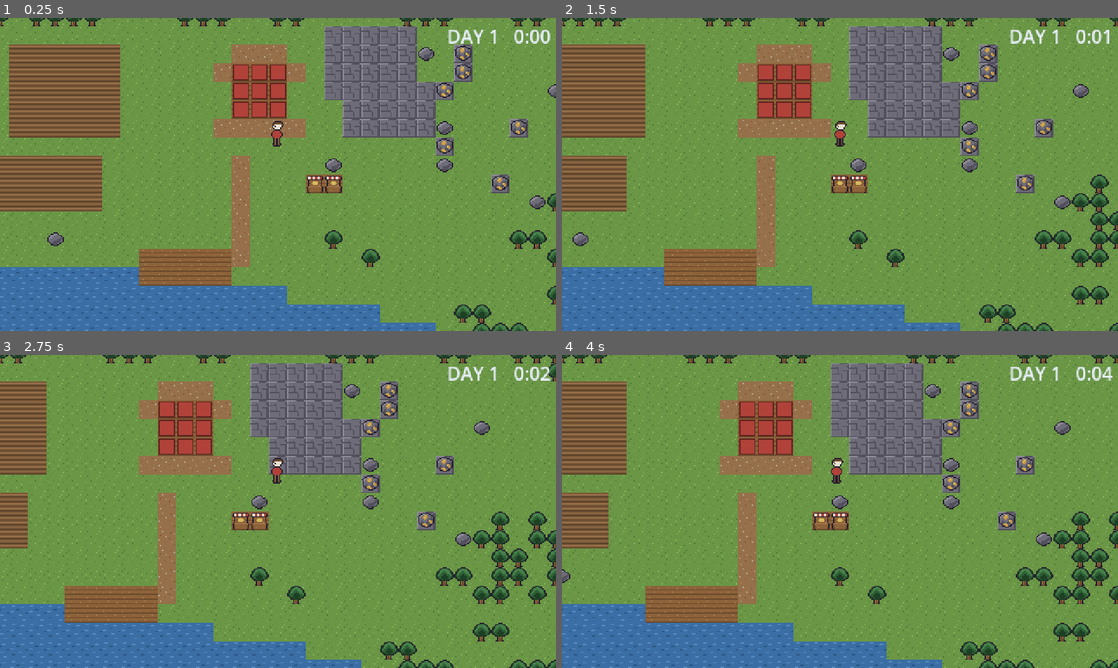
Above: before the commit, frames 1-4 (two rows, left to right).
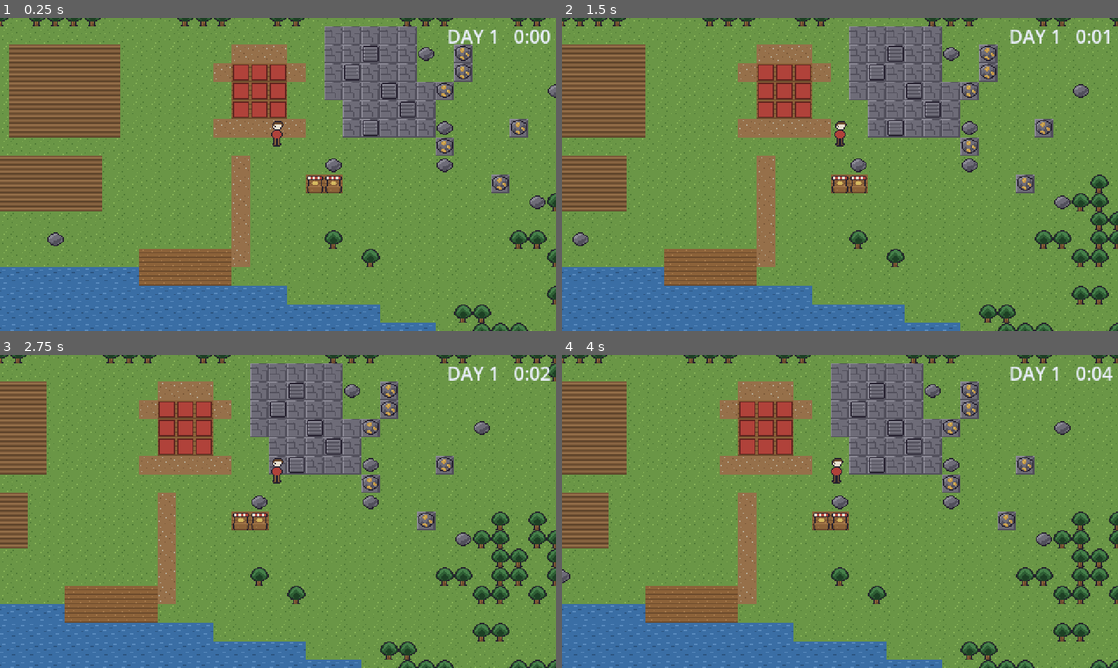
Above: after the commit, the same moments.

Repository: TiagoHelel/harvest_the_night
Game: Godot game, scene res://scenes/Main.tscn
Two runs of this game, one before a commit and one after it. Both use one fixed random seed, a clock stepped at 60 frames per second and the inputs below.
Inputs (mouse positions are in pixels of both pictures, inside the frame that each line leads up to):
- Up to frame 1 (0.25 s): no input
- Up to frame 2 (1.5 s): tap Enter at 0.5 s; move the mouse to (962, 158) at 0.52 s; hold D (move_right) 0.53-1.25 s; tap Space (interact) at 0.6 s; click (962, 158) at 0.67 s; drag from (728, 190) to (812, 237) at 1.27 s
- Up to frame 3 (2.75 s): tap Space (interact) at 2, 2.1 s; move the mouse to (333, 442) at 2.02 s; hold D (move_right) from 2.03 s (still down)
- Up to frame 4 (4 s): release D (move_right) at 2.75 s; drag from (812, 574) to (673, 464) at 2.77 s; tap Enter at 3.5 s; move the mouse to (1006, 558) at 3.52 s; hold A (move_left) from 3.53 s (still down); tap Space (interact) at 3.6 s

The runs differ from the first frame. In frame 1, 0.5% of the frame differs, in the area x 61-75%, y 8-38%; in frame 2, 0.5%, in the area x 55-69%, y 8-38%; in frame 3, 0.5%; in frame 4, 0.5%.

Commit message:
0017 Rocks and stone
Seams in the rock face that come back, boulders on the lawn that do not, so
clearing the lawn is a reward rather than a way to run the farm dry.

Fixes ore never regrowing: regrowth went through the player's own build rule,
and the rock face is not buildable. Live since 0016, invisible because the only
regrowth tested was a tree.

Sim hash 2123598417 -> 3337239467, data hash 3968728927 -> 3627249258.

Co-Authored-By: Claude Opus 5 <noreply@anthropic.com>

Diff:
--- a/src/core/farm.gd
+++ b/src/core/farm.gd
@@ -120,6 +120,23 @@
 	return true
 
 
+## Put something back that the farm owns, wherever it belongs.
+##
+## **Not `place()`**, and the difference matters: `place()` asks whether the
+## *player* may build there, and the rock face is not buildable. Ore and stone
+## seams live in the rock face, so regrowth going through `place()` meant they
+## were quietly never coming back - a bug that survived task 0016 because the
+## only thing tested for regrowth was a tree, and trees stand on grass.
+##
+## This asks only that the cell is on the farm and empty.
+static func restore(state: Dictionary, cell: Vector2i, occupant_data: Dictionary) -> bool:
+	var idx := Grid.index(cell)
+	if idx < 0 or not is_empty(state, cell):
+		return false
+	(state["occupants"] as Dictionary)[idx] = occupant_data.duplicate(true)
+	return true
+
+
 ## Take whatever is on a cell off it. False when there was nothing, or when it
 ## is part of the farm rather than something put there.
 static func remove(state: Dictionary, cell: Vector2i) -> bool:
--- a/src/core/game_data.gd
+++ b/src/core/game_data.gd
@@ -191,11 +191,24 @@
 		"regrow_ticks": 120 * SECONDS,  # LEVER: ticks, 60-240 seconds worth
 		"leaves": &"stump",
 	},
+	# A boulder sitting on the lawn. **It does not come back**, and that is
+	# the reward for clearing one: the cell underneath becomes build space for
+	# good. The farm still cannot be stripped, because stone comes out of the
+	# rock face for ever - see `seam` below.
 	&"rock": {
 		"work_ticks": 2 * SECONDS,      # LEVER: ticks per swing, 20-120
 		"hits": 2,                      # LEVER: swings, 1-4
 		"yield": {STONE: 2},            # LEVER: units, 1-4
-		"regrow_ticks": 150 * SECONDS,  # LEVER: ticks, 90-300 seconds worth
+		"regrow_ticks": 0,              # 0 means gone for good, not a lever
+	},
+	# The rock face, which `design.md` section 5 says gives stone and iron.
+	# Five seams at 3 stone, back every 90 seconds: about 39 stone across a
+	# 240 second day of nothing but mining, against 10 for a wall.
+	&"seam": {
+		"work_ticks": 2 * SECONDS,      # LEVER: ticks per swing, 20-120
+		"hits": 3,                      # LEVER: swings, 2-5
+		"yield": {STONE: 3},            # LEVER: units, 2-5
+		"regrow_ticks": 90 * SECONDS,   # LEVER: ticks, 45-180 seconds worth
 	},
 	&"ore": {
 		# Iron is the thing you are always slightly short of, and that is
@@ -589,11 +602,11 @@
 const FARM_MAP: Array = [
 	"TTT.TTTT....TTT..TT.....TTT...TT..TTT.TT",
 	"T...................#####...........T..T",
-	"T..ssssss......ppp..#####r.o...........T",
-	"...ssssss.....pHHHp.#####..o...........T",
-	"...ssssss......HHH..######o.....r.......",
-	"T..ssssss......HHH...#####.............T",
-	"...ssssss.....ppppp..#####r...o.........",
+	"T..ssssss......ppp..##S##r.o...........T",
+	"...ssssss.....pHHHp.#S###..o...........T",
+	"...ssssss......HHH..###S##o.....r.......",
+	"T..ssssss......HHH...###S#.............T",
+	"...ssssss.....ppppp..#S###r...o.........",
 	"T.........................o............T",
 	"..ssssss.......p....r.....r...........TT",
 	"..ssssss.......p...$$........o...T.T...T",
@@ -619,6 +632,7 @@
 	"T": [0, &"tree"],
 	"r": [0, &"rock"],
 	"o": [3, &"ore"],
+	"S": [3, &"seam"],
 	"H": [5, &"house"],
 	"$": [5, &"shop"],
 }
--- a/src/core/gathering.gd
+++ b/src/core/gathering.gd
@@ -3,21 +3,31 @@
 
 ## Taking things out of the farm, and the farm putting them back.
 ##
-## One implementation for everything you hit with a tool. A tree, a boulder and
-## an ore seam differ only in their row of `GameData.GATHERING`: how long a
-## swing takes, how many swings it takes, what it gives, what it leaves behind,
-## and how long until it comes back. Task 0017 adds stone and task 0031 adds
-## iron **without adding any code here** - that is the test of whether this was
-## written generally enough, and the journal for 0017 should say whether it was.
+## One implementation for everything you hit with a tool. A tree, a boulder, a
+## stone seam and an ore vein differ only in their row of `GameData.GATHERING`:
+## how long a swing takes, how many swings it takes, what it gives, what it
+## leaves behind, and how long until it comes back.
+##
+## Task 0017 added two of those - loose rock and the seam - as data entries and
+## **three lines of code**, the `regrow > 0` guard below, which bought a
+## behaviour rather than a special case. Task 0031 adds iron and should need
+## none at all.
 ##
 ## ## Nothing can be exhausted for good
 ##
-## Every node that is used up schedules its own return. A player who chopped
-## the whole wood on day 1 has a farm again on day 2, because a farm you can
-## strip-mine into uselessness is a farm you stop playing on. The pending
-## returns live in `state["regrowing"]` as a flat, sorted list - flat because it
-## has to survive a save, and sorted because two runs of the same seed have to
-## bring the same tree back on the same tick.
+## Every node that is used up schedules its own return, unless its
+## `regrow_ticks` is zero. A player who chopped the whole wood on day 1 has a
+## farm again on day 2, because a farm you can strip-mine into uselessness is a
+## farm you stop playing on.
+##
+## The exception is deliberate and small: a loose boulder on the lawn is cleared
+## once and the cell is yours afterwards. Stone stays infinite because it also
+## comes out of the rock face, which does come back - so the reward for tidying
+## the lawn is build space, not a resource nobody else can have.
+##
+## The pending returns live in `state["regrowing"]` as a flat, sorted list -
+## flat because it has to survive a save, and sorted because two runs of the
+## same seed have to bring the same tree back on the same tick.
 ##
 ## ## Swings, not clicks
 ##
@@ -73,9 +83,14 @@
 	Farm.remove(state, cell)
 	var leaves: StringName = node.get("leaves", &"")
 	if leaves != &"":
-		Farm.place(state, cell, {"id": leaves})
+		Farm.restore(state, cell, {"id": leaves})
 
-	_schedule(state, cell, id, int(node["regrow_ticks"]))
+	# **A regrowth of zero means gone for good.** Loose boulders on the lawn
+	# are cleared once and the cell is yours; the rock face they came off is
+	# what keeps stone infinite.
+	var regrow := int(node["regrow_ticks"])
+	if regrow > 0:
+		_schedule(state, cell, id, regrow)
 
 	var gained: Dictionary = node["yield"]
 	Resources.gain(state, gained)
@@ -109,7 +124,7 @@
 			if not _is_leftover(on["id"]):
 				continue
 			Farm.remove(state, cell)
-		Farm.place(state, cell, {"id": StringName(entry[PENDING_ID])})
+		Farm.restore(state, cell, {"id": StringName(entry[PENDING_ID])})
 
 
 ## How many things are waiting to come back, for the debug overlay and for the
--- a/src/core/interact.gd
+++ b/src/core/interact.gd
@@ -18,6 +18,7 @@
 	&"tree": &"chop",
 	&"rock": &"mine",
 	&"ore": &"mine",
+	&"seam": &"mine",
 	&"shop": &"trade",
 }
 
--- a/src/tools/headless_check.gd
+++ b/src/tools/headless_check.gd
@@ -32,7 +32,7 @@
 const WATCHDOG_SECONDS := 5.0
 
 ## How many `_task_NNNN_*` groups `_run()` is expected to finish.
-const GROUPS := 9
+const GROUPS := 10
 
 const SettingsScript := preload("res://src/app/settings.gd")
 
@@ -73,6 +73,7 @@
 	_task_0009_settings()
 	_task_0010_save()
 	_task_0016_gathering()
+	_task_0017_stone()
 
 
 func _finish() -> void:
@@ -959,3 +960,102 @@
 	if d.x < 0:
 		return Player.WEST
 	return Player.EAST
+
+
+## 0017 - stone: the same machine with different rows, and a lawn you can clear
+## for good.
+func _task_0017_stone() -> void:
+	var state := State.create(61)
+
+	# Two sources, and they behave differently on purpose.
+	var loose := Farm.cells_with(state, &"rock")
+	var seams := Farm.cells_with(state, &"seam")
+	expect(loose.size() == 7, "seven boulders on the lawn", str(loose.size()))
+	expect(seams.size() == 5, "five seams in the rock face", str(seams.size()))
+
+	for cell in seams:
+		expect(Farm.terrain_at(state, cell) == Farm.Terrain.ROCK,
+			"a seam is in the rock face, not on the grass", str(cell))
+	for cell in loose:
+		expect(Farm.terrain_at(state, cell) == Farm.Terrain.GRASS,
+			"and a boulder is on the grass", str(cell))
+
+	# Stone arrives through the ledger, exactly as wood does.
+	var rock_data: Dictionary = GameData.GATHERING[&"rock"]
+	var per_rock := int((rock_data["yield"] as Dictionary)[GameData.STONE])
+	var boulder: Vector2i = loose[0]
+	var before := Resources.amount(state, GameData.STONE)
+	for i in int(rock_data["hits"]) - 1:
+		expect(Gathering.strike(state, boulder).is_empty(),
+			"boulder swing %d gives nothing yet" % (i + 1))
+	Gathering.strike(state, boulder)
+	expect(Resources.amount(state, GameData.STONE) == before + per_rock,
+		"and the last swing pays the whole boulder",
+		"%d then %d" % [before, Resources.amount(state, GameData.STONE)])
+
+	# **A cleared boulder does not come back, and the cell is yours.** That is
+	# the reward for tidying the lawn.
+	expect(Farm.occupant(state, boulder).is_empty(), "the cell is empty")
+	expect(Farm.buildable(state, boulder), "and buildable now")
+	Sim.advance(state, int(GameData.GATHERING[&"seam"]["regrow_ticks"]) * 3)
+	expect(Farm.occupant(state, boulder).is_empty(),
+		"and three regrowth delays later it is still empty",
+		str(Farm.occupant(state, boulder)))
+
+	# **The seam does come back**, which is what keeps stone infinite.
+	var seam_data: Dictionary = GameData.GATHERING[&"seam"]
+	var per_seam := int((seam_data["yield"] as Dictionary)[GameData.STONE])
+	var seam: Vector2i = seams[0]
+	before = Resources.amount(state, GameData.STONE)
+	for _i in int(seam_data["hits"]):
+		Gathering.strike(state, seam)
+	expect(Resources.amount(state, GameData.STONE) == before + per_seam,
+		"a seam pays %d stone" % per_seam,
+		str(Resources.amount(state, GameData.STONE) - before))
+	expect(Farm.occupant(state, seam).is_empty(), "and is worked out")
+	Sim.advance(state, int(seam_data["regrow_ticks"]))
+	expect(Farm.occupant(state, seam).get("id", &"") == &"seam",
+		"until the rock face puts it back", str(Farm.occupant(state, seam)))
+
+	# **The farm cannot be stripped of stone**, even after every boulder is
+	# gone for ever: the rock face alone keeps paying.
+	var stripped := State.create(62)
+	for cell in Farm.cells_with(stripped, &"rock"):
+		for _i in int(rock_data["hits"]):
+			Gathering.strike(stripped, cell)
+	expect(Farm.cells_with(stripped, &"rock").is_empty(),
+		"every boulder cleared")
+	var stone_before := Resources.amount(stripped, GameData.STONE)
+	for _round in 3:
+		for cell in Farm.cells_with(stripped, &"seam"):
+			for _i in int(seam_data["hits"]):
+				Gathering.strike(stripped, cell)
+		Sim.advance(stripped, int(seam_data["regrow_ticks"]))
+	expect(Resources.amount(stripped, GameData.STONE)
+		== stone_before + 3 * seams.size() * per_seam,
+		"and three cycles of the rock face paid %d more"
+		% (3 * seams.size() * per_seam),
+		str(Resources.amount(stripped, GameData.STONE) - stone_before))
+
+	# **Ore comes back too**, which nothing checked until this task: it lives
+	# in the rock face, and the rock face is not buildable, so regrowth going
+	# through the player's own placement rule meant it never returned.
+	var ore_data: Dictionary = GameData.GATHERING[&"ore"]
+	var vein: Vector2i = Farm.cells_with(state, &"ore")[0]
+	var iron_before := Resources.amount(state, GameData.IRON)
+	for _i in int(ore_data["hits"]):
+		Gathering.strike(state, vein)
+	expect(Resources.amount(state, GameData.IRON) > iron_before,
+		"a vein pays iron")
+	expect(Farm.occupant(state, vein).is_empty(), "and is worked out")
+	Sim.advance(state, int(ore_data["regrow_ticks"]))
+	expect(Farm.occupant(state, vein).get("id", &"") == &"ore",
+		"and the rock face puts it back", str(Farm.occupant(state, vein)))
+
+	# A seam is mined, like ore, and offers the verb to prove it.
+	expect(Interact.verb_at(state, seams[1]) == &"mine",
+		"a seam offers mining")
+	expect(Interact.verb_at(state, Farm.cells_with(state, &"ore")[0]) == &"mine",
+		"and so does ore")
+
+	_completed += 1     # last line: an abandoned group never gets here
--- a/src/ui/world_view.gd
+++ b/src/ui/world_view.gd
@@ -54,6 +54,7 @@
 	&"stump": Color8(96, 70, 44),
 	&"rock": Color8(150, 148, 158),
 	&"ore": Color8(196, 150, 70),
+	&"seam": Color8(120, 118, 130),
 	&"house": Color8(176, 66, 58),
 	&"shop": Color8(214, 186, 96),
 	&"gun_tower": Color8(120, 130, 160),
Binary file added: sprites/props/seam.png
Not shown, added: sprites/props/seam.png.import
Not shown, changed: tools/determinism_data_hash.txt
Not shown, changed: tools/determinism_sim_hash.txt
Not shown, changed: implementation/BACKLOG.md
Not shown, changed: implementation/PROGRESS.md
Not shown, changed: implementation/prompts/0017-stone.md
Not shown, changed: tools/sprite_maps.py
